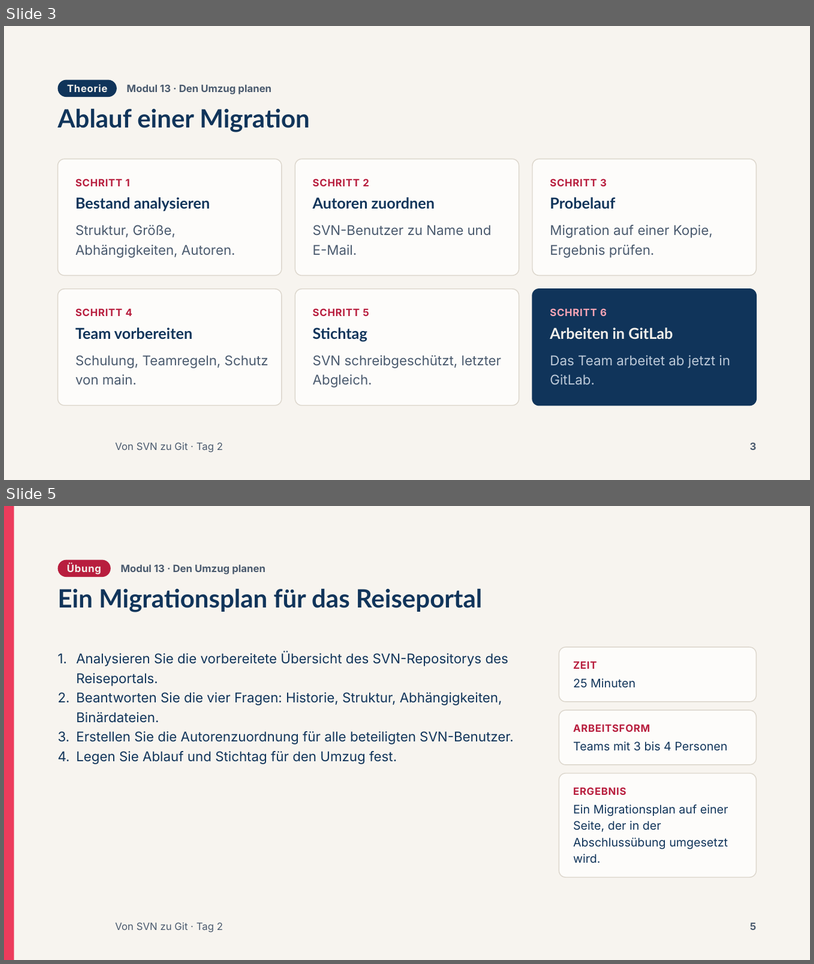
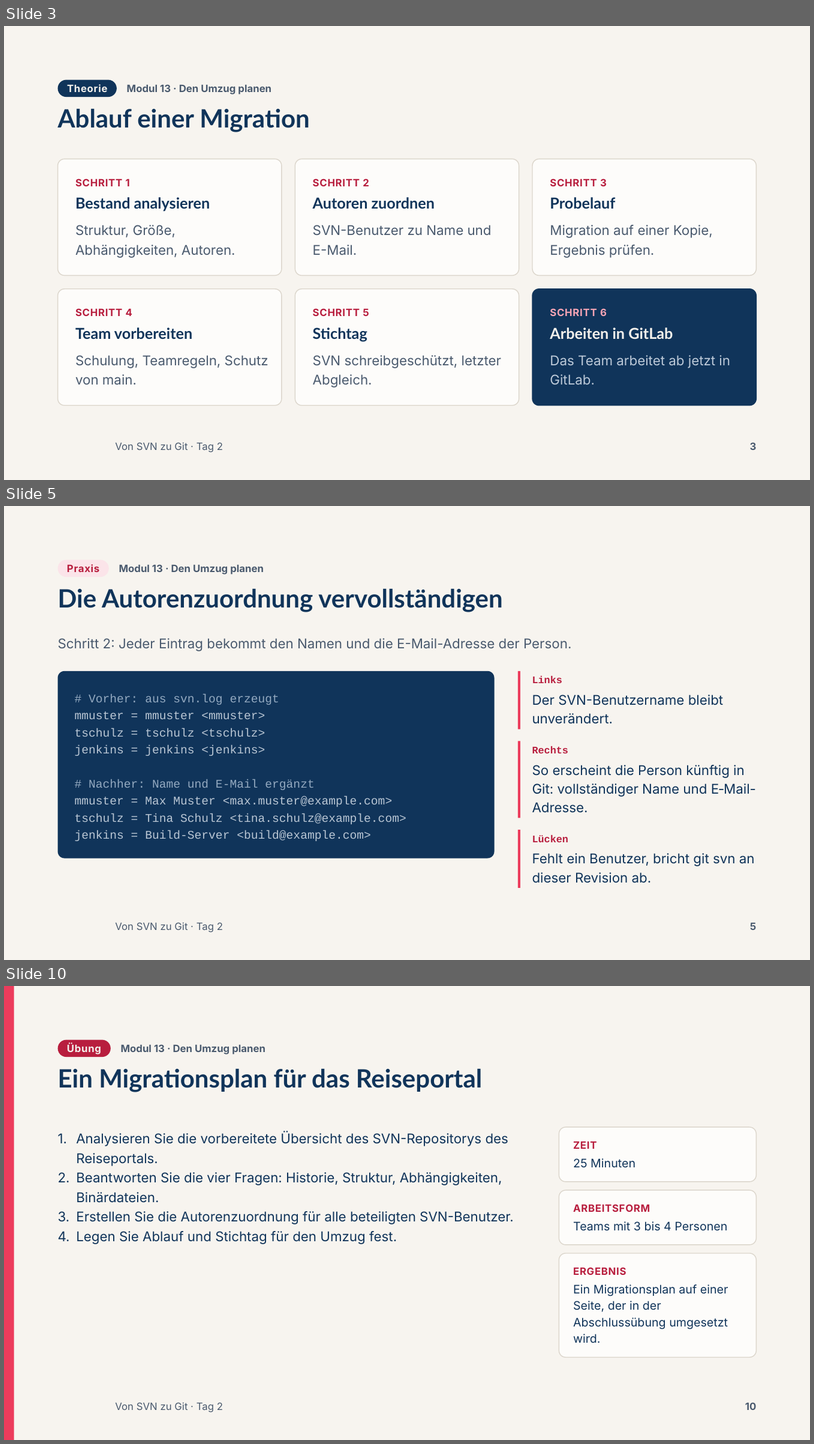
Before and after one commit to AndreasSchoenfeldUser/Von-SVN-zu-Git-Workshop, a slide deck: slides/pptx/kapitel/t2-13-umzug-planen.pptx. Shown one above the other, each under a label of ours: slides 3 and 5 before the commit, slides 3, 5 and 10 after it; the slides between them are not shown. The pictures are 814x964 and 814x1444 pixels, drawn with LibreOffice and Linux fonts; fonts in the diff are those of the drawing; background and template pictures are left out. Boxes give left, top, right and bottom in pixels: in the first picture for what was removed or moved away, otherwise in the second. Text is boxed around its words. In the diff, an @@ line names an element or a change of style, - is before the commit and + after.

```diff
--- a/slides/pptx/kapitel/t2-13-umzug-planen.pptx
+++ b/slides/pptx/kapitel/t2-13-umzug-planen.pptx
@@ slide 5 added at [4,506,810,960], background #F7F4EF; not listed: 1 template element that a slide beside it also shows @@
@@ rounded rectangle added at [58,560,109,577], fill #FBE4E9 @@
@@ text added at [67,564,99,572], 12 pt, text #B81E3E, bold @@
+Praxis
@@ text added at [119,564,264,574], 12 pt, text #4A5A6E, bold @@
+Modul 13 · Den Umzug planen
@@ title added at [58,588,503,612], 30 pt, text #10345A, bold @@
+Die Autorenzuordnung vervollständigen
@@ text added at [58,638,572,651], 16 pt, text #4A5A6E @@
+Schritt 2: Jeder Eintrag bekommt den Namen und die E-Mail-Adresse der Person.
@@ rounded rectangle added at [58,671,495,858], fill #10345A @@
@@ rectangle added at [518,671,521,729], fill #EC3C5C @@
@@ text added at [533,676,563,683], 12 pt, text #B81E3E, bold @@
+Links
@@ text added at [75,694,407,841], 14 pt, text #B9C6D4 @@
+# Vorher: aus svn.log erzeugt
+mmuster = mmuster <mmuster>
+tschulz = tschulz <tschulz>
+jenkins = jenkins <jenkins>
+# Nachher: Name und E-Mail ergänzt
+mmuster = Max Muster <max.muster@example.com>
+tschulz = Tina Schulz <tina.schulz@example.com>
+jenkins = Build-Server <build@example.com>
@@ text added at [533,694,723,724], 16 pt, text #10345A @@
+Der SVN-Benutzername bleibt unverändert.
@@ rectangle added at [518,741,521,817], fill #EC3C5C @@
@@ text added at [533,746,569,753], 12 pt, text #B81E3E, bold @@
+Rechts
@@ text added at [533,765,756,813], 16 pt, text #10345A @@
+So erscheint die Person künftig in Git: vollständiger Name und E‑Mail-Adresse.
@@ rectangle added at [518,829,521,888], fill #EC3C5C @@
@@ text added at [533,835,569,842], 12 pt, text #B81E3E, bold @@
+Lücken
@@ text added at [533,853,755,883], 16 pt, text #10345A @@
+Fehlt ein Benutzer, bricht git svn an dieser Revision ab.
@@ page number added at [750,922,756,930], 12 pt, text #4A5A6E, bold @@
+5
@@ what was slide 5 is now slide 10 @@
@@ page number at [746,1402,757,1410]: text changed @@
-5
+10
```
Also in this commit, not shown: 5 other slides added, 1 slide removed, 22 other files.
